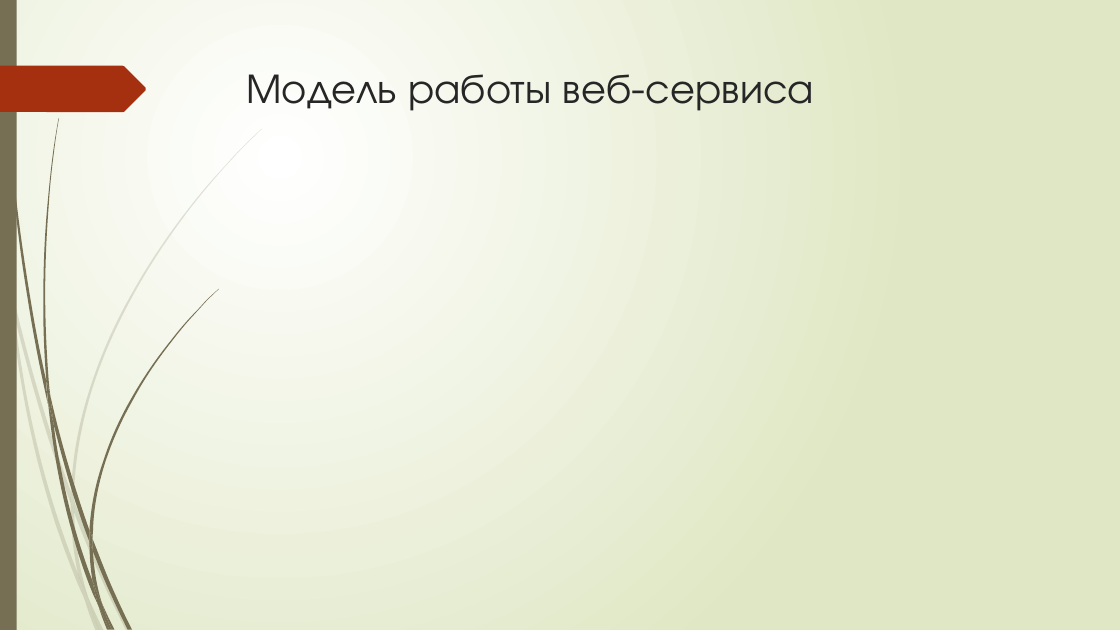
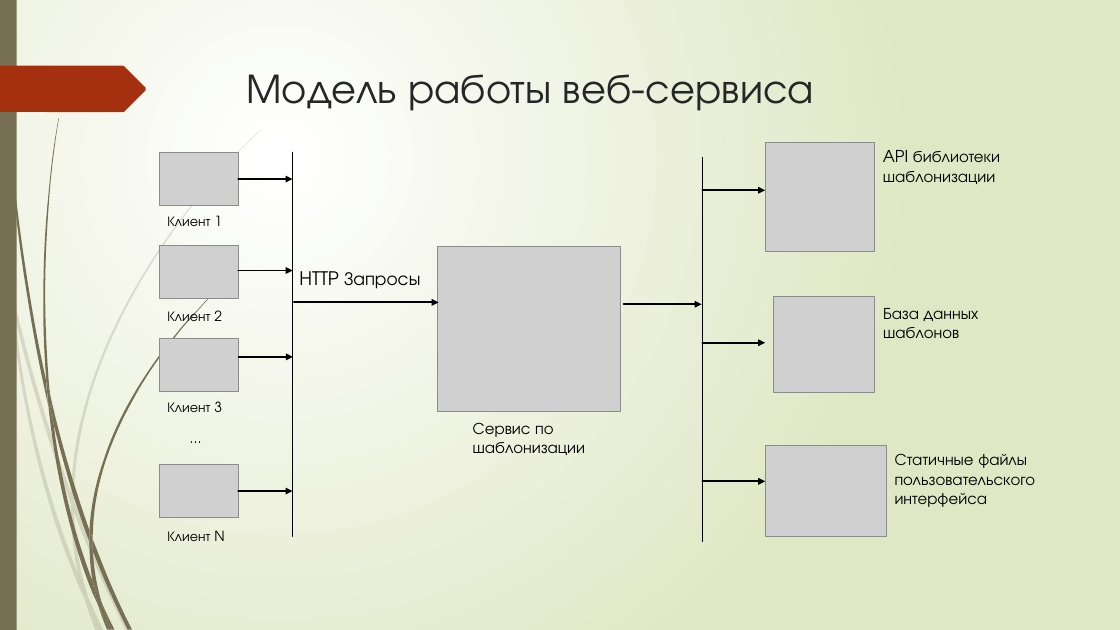
Before and after one commit to bobs4462/tachyon, a slide deck: slide 13 of docs/Презентация ВКР.pptx. Drawn at 1120x630 pixels with LibreOffice and Linux fonts; fonts in the diff are those of the drawing; grey boxes stand for pictures. Boxes give left, top, right and bottom in pixels: in the first picture for what was removed or moved away, otherwise in the second. Text is boxed around its words. In the diff, an @@ line names an element or a change of style, - is before the commit and + after.

```diff
--- a/docs/Презентация ВКР.pptx
+++ b/docs/Презентация ВКР.pptx
@@ picture added at [765, 142, 875, 252] @@
@@ picture added at [159, 153, 238, 206] @@
@@ arrow added from (239, 179) to (292, 179), #000000 1.5 pt @@
@@ line added from (292, 153) to (292, 536), #000000 1.5 pt @@
@@ line added from (702, 158) to (702, 542), #000000 1.5 pt @@
@@ text added at [883, 150, 1000, 184], 14 pt, text #000000 @@
+API библиотеки
+шаблонизации
@@ arrow added from (702, 190) to (765, 190), #000000 1.5 pt @@
@@ text added at [167, 215, 222, 226], 12 pt, text #000000 @@
+Клиент 1
@@ picture added at [159, 245, 238, 298] @@
@@ picture added at [438, 246, 622, 412] @@
@@ arrow added from (239, 271) to (292, 271), #000000 1.5 pt @@
@@ text added at [299, 271, 420, 289], 16 pt, text #000000 @@
+HTTP Запросы
@@ picture added at [774, 296, 875, 392] @@
@@ text added at [167, 308, 222, 325], 12 pt, text #000000 @@
+Клиент 2
@@ arrow added from (294, 302) to (439, 302), #000000 1.5 pt @@
@@ arrow added from (623, 304) to (702, 304), #000000 1.5 pt @@
@@ text added at [883, 308, 979, 338], 14 pt, text #000000 @@
+База данных
+шаблонов
@@ picture added at [159, 339, 238, 392] @@
@@ arrow added from (239, 357) to (293, 357), #000000 1.5 pt @@
@@ arrow added from (702, 343) to (765, 343), #000000 1.5 pt @@
@@ text added at [167, 401, 222, 412], 12 pt, text #000000 @@
+Клиент 3
@@ text added at [181, 425, 213, 450], 12 pt, text #000000 @@
+…
@@ text added at [473, 422, 585, 455], 14 pt, text #000000 @@
+Сервис по
+шаблонизации
@@ picture added at [765, 445, 886, 536] @@
@@ picture added at [159, 465, 238, 518] @@
@@ text added at [895, 453, 1036, 507], 14 pt, text #000000 @@
+Статичные файлы
+пользовательского
+интерфейса
@@ arrow added from (239, 492) to (292, 492), #000000 1.5 pt @@
@@ arrow added from (702, 481) to (765, 481), #000000 1.5 pt @@
@@ text added at [167, 530, 224, 541], 12 pt, text #000000 @@
+Клиент N
```
Also in this commit, not shown: 2 other slides changed, 5 slides added, 1 slide removed.
